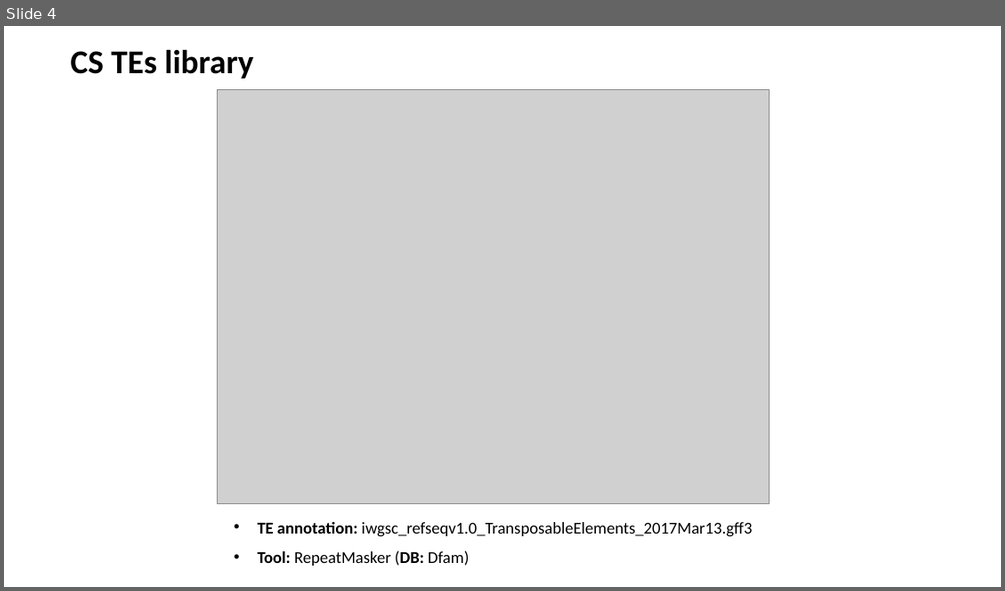
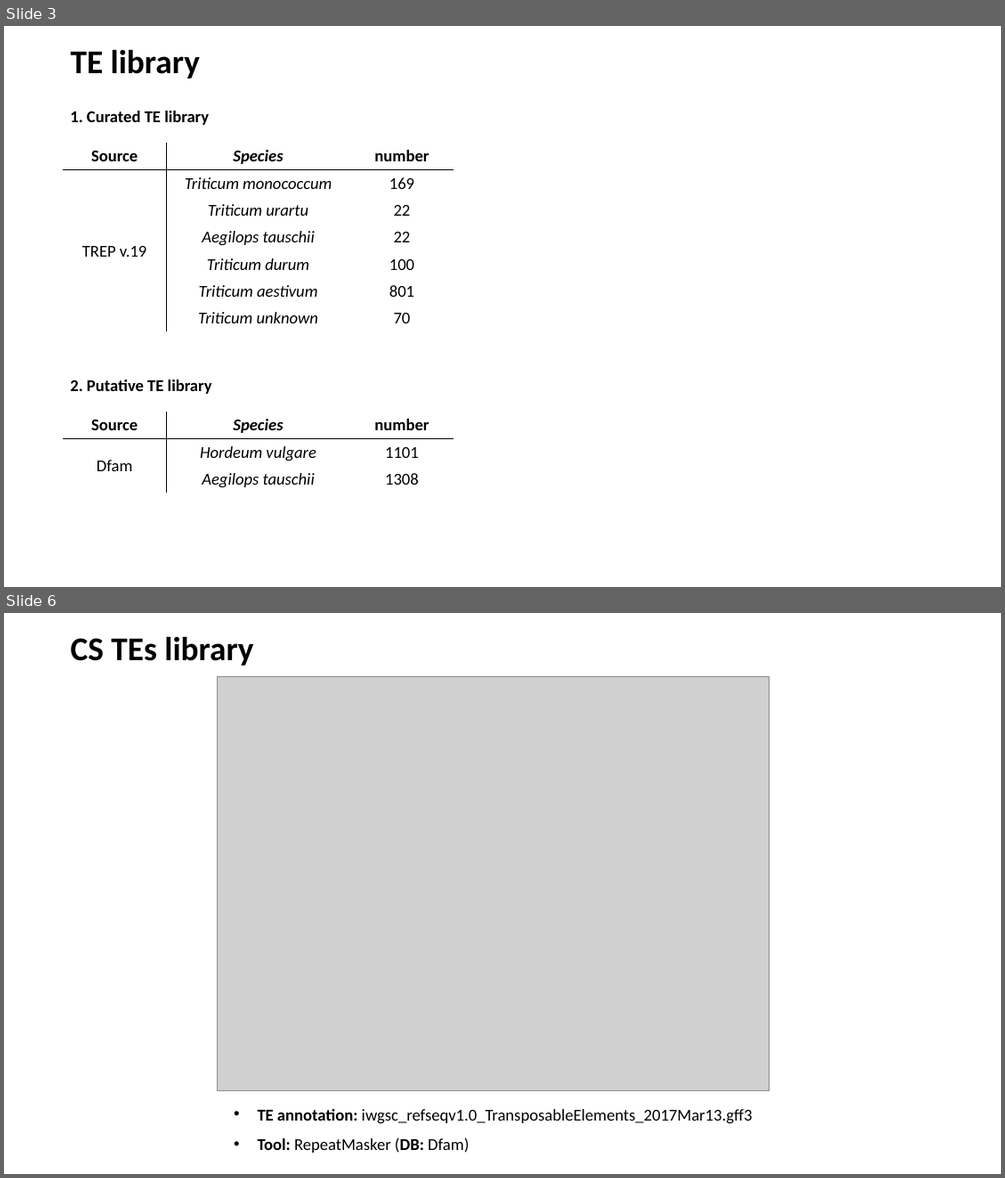
Before and after one commit to SirLearning/GeneticsNotes, a slide deck: undergraduate/Presentation.pptx. Shown one above the other, each under a label of ours: slide 4 before the commit, slides 3 and 6 after it; the slides between them are not shown. The pictures are 1005x591 and 1005x1178 pixels, drawn with LibreOffice and Linux fonts; fonts in the diff are those of the drawing; grey boxes stand for pictures. Boxes give left, top, right and bottom in pixels: in the first picture for what was removed or moved away, otherwise in the second. Text is boxed around its words. In the diff, an @@ line names an element or a change of style, - is before the commit and + after.

```diff
--- a/undergraduate/Presentation.pptx
+++ b/undergraduate/Presentation.pptx
@@ slide 3 added at (x1=4, y1=26, x2=1001, y2=587), background #FFFFFF @@
@@ title added at (x1=71, y1=49, x2=200, y2=79), 32 pt, text #000000, bold @@
+TE library
@@ text added at (x1=70, y1=111, x2=209, y2=125), 16 pt, text #000000, bold @@
+1. Curated TE library
@@ table added at (x1=63, y1=143, x2=453, y2=332), 7 rows, 3 columns @@
+Source | Species | number
+TREP v.19 | Triticum monococcum | 169
+ | Triticum urartu | 22
+ | Aegilops tauschii | 22
+ | Triticum durum | 100
+ | Triticum aestivum | 801
+ | Triticum unknown | 70
@@ text added at (x1=70, y1=379, x2=212, y2=394), 16 pt, text #000000, bold @@
+2. Putative TE library
@@ table added at (x1=63, y1=411, x2=453, y2=492), 3 rows, 3 columns @@
+Source | Species | number
+Dfam | Hordeum vulgare | 1101
+ | Aegilops tauschii | 1308
@@ what was slide 4 is now slide 6 @@
```
Also in this commit, not shown: 2 slides changed, 1 other slide added, 1 slide removed, 6 other files.
